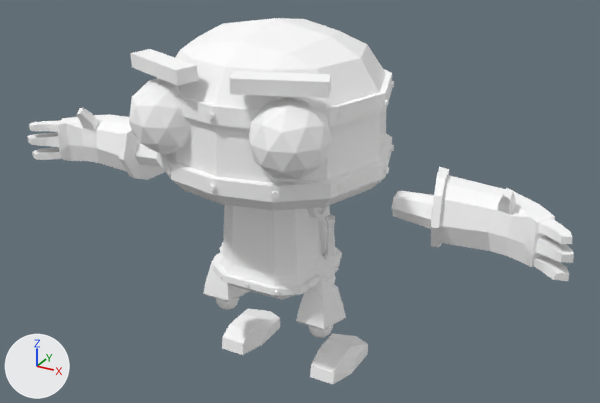
The glTF model frontend/assets/models3d/packs/quaternius-fbx/robot.glb as it was, and as the next commit left it.
The view is the same before and after, from a camera (50 mm lens) standing at (1.74, -2.95, 1.41) and looking at (0.09, 0.04, -0.08). The lights are fixed; the arrows at lower left show +X, +Y and +Z. The older version comes first. Where no turn or scale is listed for an object, it has been applied to the vertices.

Script lines for the objects in view, before the commit:
```python
ob_footl = bpy.data.objects.new('FootL', me_mesh_0)
ob_footl.location = (0.25, 0.168, -0.779)
ob_footr = bpy.data.objects.new('FootR', me_mesh_1)
ob_footr.location = (-0.253, 0.168, -0.779)
ob_handl = bpy.data.objects.new('HandL', me_mesh_12)
ob_handl.location = (0.0, 0.0, 0.0)
ob_handr = bpy.data.objects.new('HandR', me_mesh_13)
ob_handr.location = (0.0, 0.0, 0.0)
ob_head = bpy.data.objects.new('Head', me_mesh_4)
ob_head.location = (0.0, -0.021, 0.402)
ob_legl = bpy.data.objects.new('LegL', me_mesh_10)
ob_legl.location = (0.25, 0.038, -0.225)
ob_lowerlegl = bpy.data.objects.new('LowerLegL', me_mesh_11)
ob_lowerlegl.location = (0.25, -0.13, -0.55)
ob_lowerlegr = bpy.data.objects.new('LowerLegR', me_mesh_8)
ob_lowerlegr.location = (-0.254, -0.13, -0.55)
ob_torso = bpy.data.objects.new('Torso', me_mesh_9)
ob_torso.location = (0.0, -0.001, -0.11)
```
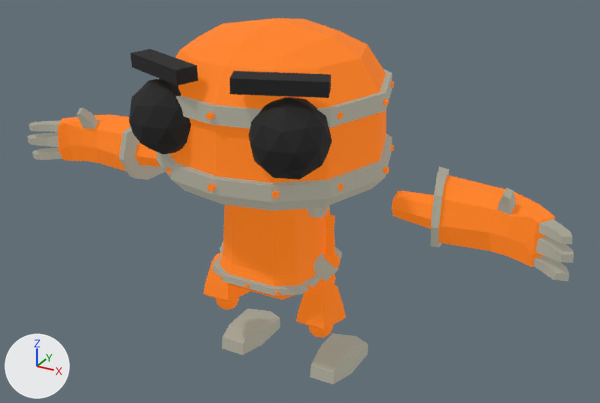
Edits to the bpy script that builds the scene:
```text
Change mat_material_0:
    mat_material_0.base_color: (1.0, 1.0, 1.0) -> (0.185, 0.182, 0.146)  # white #ffffff -> grey #77766b
    add mat_material_0.emission_strength = 1.0
Change mat_material_1:
    mat_material_1.base_color: (1.0, 1.0, 1.0) -> (0.185, 0.182, 0.146)  # white #ffffff -> grey #77766b
    add mat_material_1.emission_strength = 1.0
Change mat_material_4:
    mat_material_4.base_color: (1.0, 1.0, 1.0) -> (0.185, 0.182, 0.146)  # white #ffffff -> grey #77766b
    add mat_material_4.emission_strength = 1.0
    add mat_material_4.emission_color = (0.185, 0.182, 0.146)  # grey #77766b
Change mat_material_5:
    mat_material_5.base_color: (1.0, 1.0, 1.0) -> (0.504, 0.109, 0.00375)  # white #ffffff -> orange #bc5d0c
    add mat_material_5.emission_strength = 1.0
    add mat_material_5.emission_color = (0.504, 0.109, 0.00375)  # orange #bc5d0c
Change mat_material_6:
    mat_material_6.base_color: (1.0, 1.0, 1.0) -> (0.00468, 0.00468, 0.00468)  # white #ffffff -> black #0f0f0f
Change mat_material_10:
    mat_material_10.base_color: (1.0, 1.0, 1.0) -> (0.504, 0.109, 0.00375)  # white #ffffff -> orange #bc5d0c
    add mat_material_10.emission_strength = 1.0
Change mat_material_11:
    mat_material_11.base_color: (1.0, 1.0, 1.0) -> (0.504, 0.109, 0.00375)  # white #ffffff -> orange #bc5d0c
    add mat_material_11.emission_strength = 1.0
    add mat_material_11.emission_color = (0.504, 0.109, 0.00375)  # orange #bc5d0c
Change mat_material_12:
    mat_material_12.base_color: (1.0, 1.0, 1.0) -> (0.185, 0.182, 0.146)  # white #ffffff -> grey #77766b
    add mat_material_12.emission_strength = 1.0
Change mat_material_13:
    mat_material_13.base_color: (1.0, 1.0, 1.0) -> (0.504, 0.109, 0.00375)  # white #ffffff -> orange #bc5d0c
    add mat_material_13.emission_strength = 1.0
    add mat_material_13.emission_color = (0.504, 0.109, 0.00375)  # orange #bc5d0c
Change mat_material_14:
    mat_material_14.base_color: (1.0, 1.0, 1.0) -> (0.504, 0.109, 0.00375)  # white #ffffff -> orange #bc5d0c
    add mat_material_14.emission_strength = 1.0
    add mat_material_14.emission_color = (0.504, 0.109, 0.00375)  # orange #bc5d0c
Change mat_material_15:
    mat_material_15.base_color: (1.0, 1.0, 1.0) -> (0.504, 0.109, 0.00375)  # white #ffffff -> orange #bc5d0c
    add mat_material_15.emission_strength = 1.0
    add mat_material_15.emission_color = (0.504, 0.109, 0.00375)  # orange #bc5d0c
Change mat_material_16:
    mat_material_16.base_color: (1.0, 1.0, 1.0) -> (0.185, 0.182, 0.146)  # white #ffffff -> grey #77766b
    add mat_material_16.emission_strength = 1.0
    add mat_material_16.emission_color = (0.185, 0.182, 0.146)  # grey #77766b
Change mat_material_17:
    mat_material_17.base_color: (1.0, 1.0, 1.0) -> (0.504, 0.109, 0.00375)  # white #ffffff -> orange #bc5d0c
    add mat_material_17.emission_strength = 1.0
    add mat_material_17.emission_color = (0.504, 0.109, 0.00375)  # orange #bc5d0c
Change mat_material_18:
    mat_material_18.base_color: (1.0, 1.0, 1.0) -> (0.185, 0.182, 0.146)  # white #ffffff -> grey #77766b
    add mat_material_18.emission_strength = 1.0
    add mat_material_18.emission_color = (0.185, 0.182, 0.146)  # grey #77766b
```

Location of each change, [x1, y1, x2, y2] in pixels of the pictures (600 x 403 px):
'Head', recoloured, surface changed (darker)
    both: [129, 18, 394, 211]
'HandL', recoloured, surface changed (white to orange)
    both: [392, 167, 574, 281]
'Torso', recoloured, surface changed (white to orange)
    both: [213, 205, 342, 300]
'HandR', recoloured, surface changed (darker)
    both: [27, 108, 165, 180]
'FootL', recoloured, surface changed (white to grey)
    both: [310, 333, 368, 384]
'LowerLegL', recoloured, surface changed (white to orange)
    both: [296, 279, 346, 338]
'FootR', recoloured, surface changed (white to grey)
    both: [222, 309, 280, 355]
'LowerLegR', recoloured, surface changed (white to orange)
    both: [203, 252, 250, 310]
'LegL', recoloured, surface changed (white to orange)
    both: [324, 215, 340, 268]
